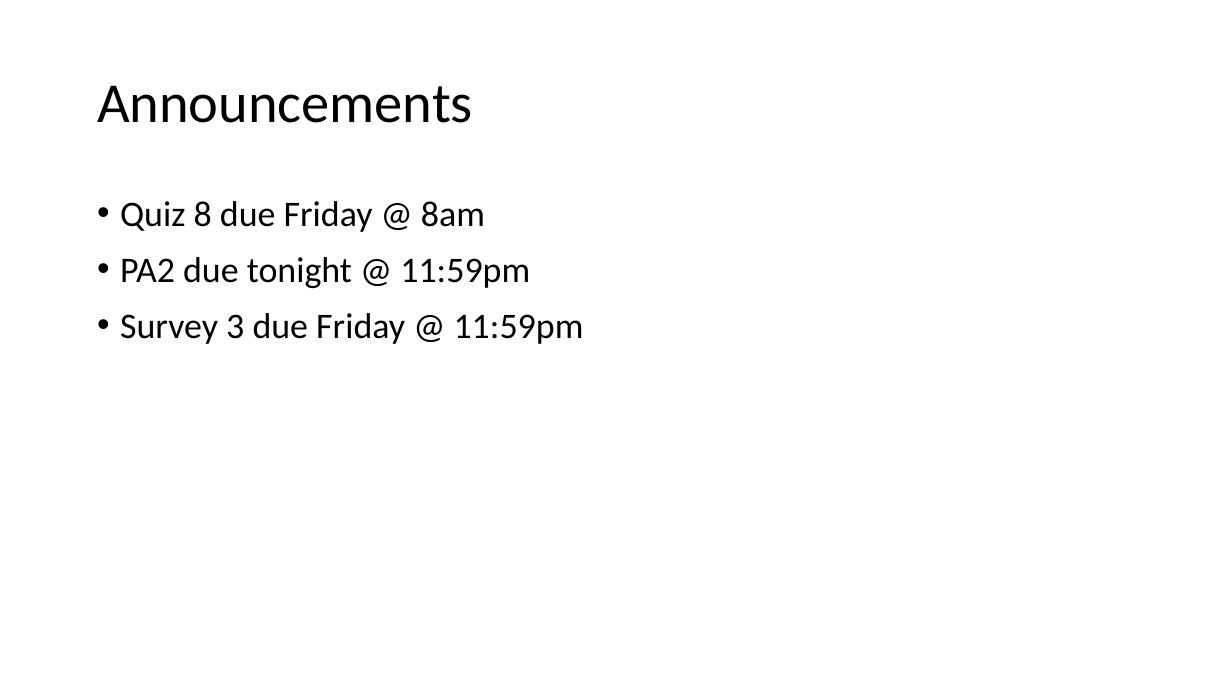
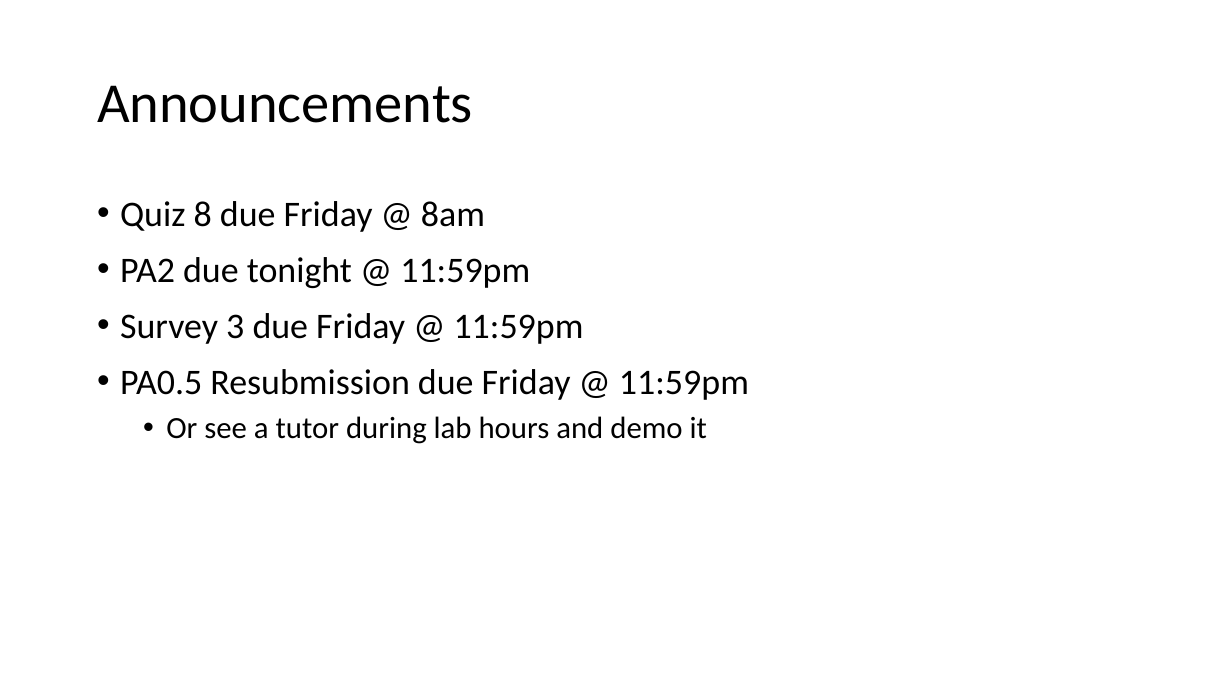
Before and after one commit to ucsd-cse11-sp21/ucsd-cse11-sp21.github.io, a slide deck: slide 2 of lectures/lecture-08/Lecture-Live A00/Lecture 08 - Lecture.pptx. Drawn at 1232x693 pixels with LibreOffice and Linux fonts; fonts in the diff are those of the drawing. Boxes give left, top, right and bottom in pixels: in the first picture for what was removed or moved away, otherwise in the second. Text is boxed around its words. In the diff, an @@ line names an element or a change of style, - is before the commit and + after.

Commit message:
Lecture 8 updates

```diff
--- a/lectures/lecture-08/Lecture-Live A00/Lecture 08 - Lecture.pptx
+++ b/lectures/lecture-08/Lecture-Live A00/Lecture 08 - Lecture.pptx
@@ text at (120, 369, 749, 444): paragraphs added @@
+• PA0.5 Resubmission due Friday @ 11:59pm
+  • Or see a tutor during lab hours and demo it
```
Also in this commit, not shown: 3 other files.
